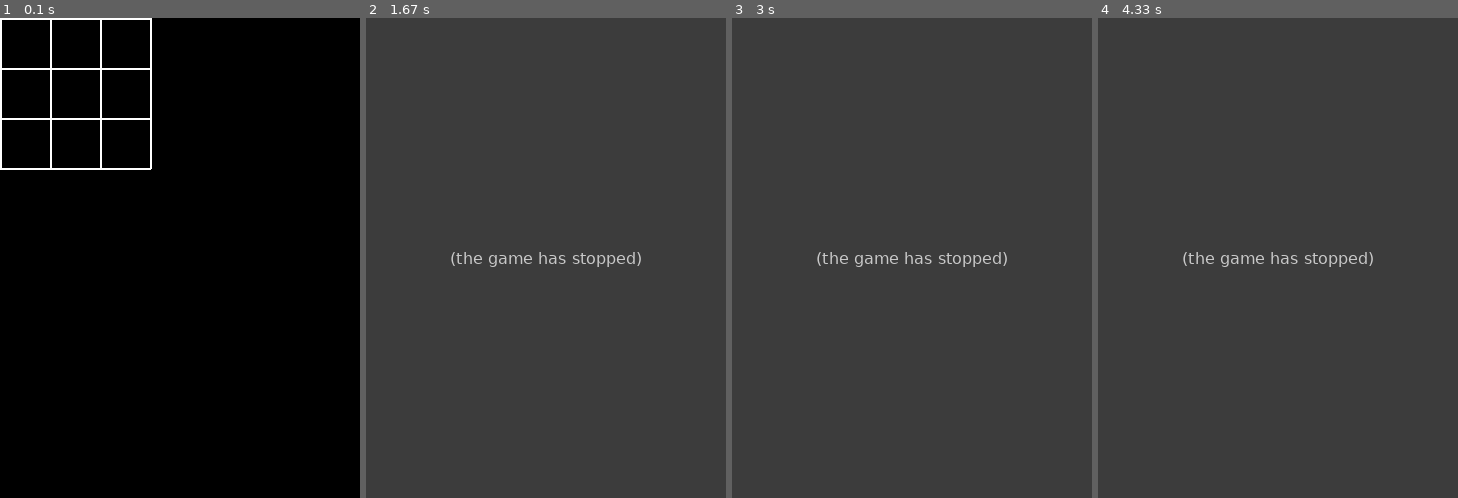
Above: before the commit, frames 1-4 (left to right).
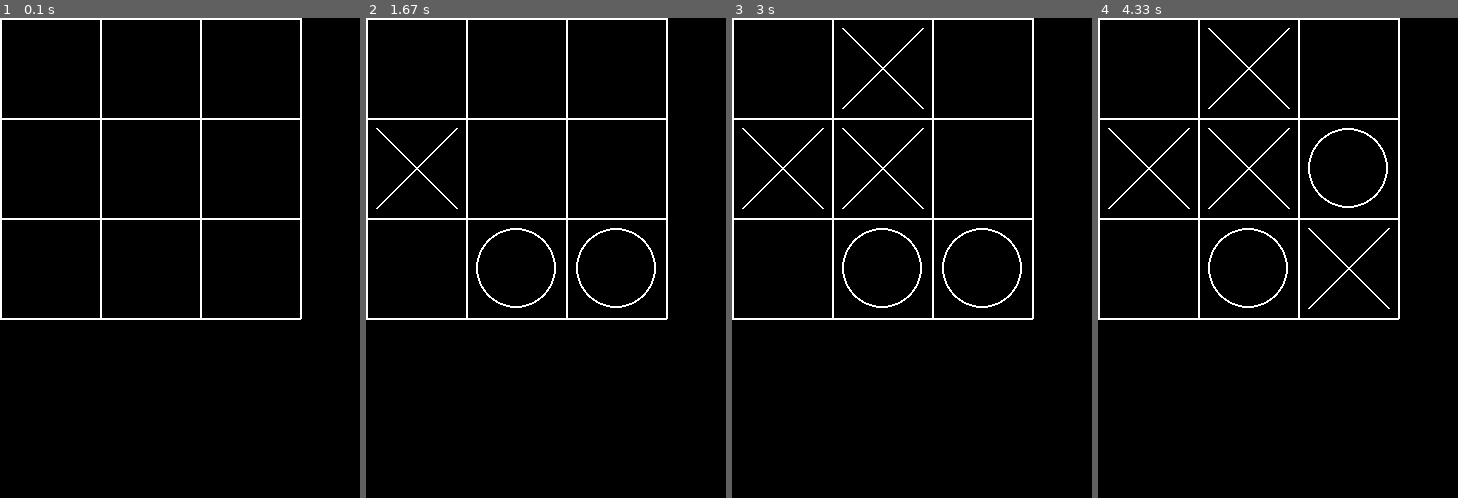
Above: after the commit, the same moments.

Repository: kik0908/Tic-tac-toe-pygame
Game: pygame game, started from main.py
Two runs of this game, one before a commit and one after it. Both use one fixed random seed, a clock stepped at 60 frames per second and the inputs below.
Inputs (mouse positions are in pixels of both pictures, inside the frame that each line leads up to):
- Up to frame 1 (0.1 s): no input
- Up to frame 2 (1.67 s): click (546, 258) at 0.38 s; click (549, 286) at 0.72 s; click (434, 186) at 1.05 s; click (589, 301) at 1.38 s
- Up to frame 3 (3 s): click (919, 94) at 1.72 s; click (901, 176) at 2.55 s; click (861, 157) at 2.88 s
- Up to frame 4 (4.33 s): click (1371, 214) at 3.22 s; click (1389, 248) at 3.55 s; click (1166, 195) at 3.88 s; click (1173, 166) at 4.22 s

The runs differ from the first frame. In frame 1, 2.7% of the frame differs, in the area x 0-84%, y 0-63%; in frame 2, 100%, in the area x 0-100%, y 0-100%; in frame 3, 100%; in frame 4, 100%.
Error before the commit: TypeError: cannot unpack non-iterable NoneType object (main.py line 34); the game stopped at 0.4 s (later frames are placeholders)

Commit message:
Added main game obj

Diff:
--- a/game_objects.py
+++ b/game_objects.py
@@ -1,23 +1,36 @@
 from math import ceil
-from typing import Tuple
+from typing import Tuple, Dict
 
 import pygame
 
 
 class GameObject:
+    def __init__(self, rect: pygame.Rect = pygame.Rect(0, 0, 0, 0)):
+        self.rect = rect
+
     def update(self):
         pass
 
     def render(self, display):
         pass
 
+    def click(self, but, pos):
+        pass
+
+    def check_click(self, pos):
+        return self.rect.collidepoint(*pos)
+
 
 class GameUnit(GameObject):
-    pass
-
-
-class Cross(GameObject):
+    def __init__(self, kind=None):
+        super().__init__()
+        self.value = kind
+
+
+class Cross(GameUnit):
     def __init__(self, pos: Tuple[int, int], size: int, width=3, color=(255, 255, 255)):
+        super().__init__('x')
+
         self.pos = pos
         self.size = size
 
@@ -27,6 +40,8 @@
         self.start_pos1 = (pos[0] - size, pos[1] - size)
         self.end_pos1 = (pos[0] + size, pos[1] + size)
 
+        self.rect = pygame.Rect(self.start_pos1, (size * 2 + width, size * 2 + width))
+
         self.start_pos2 = (pos[0] - size, 2 * size + pos[1] - size)
         self.end_pos2 = (2 * size + pos[0] - size, pos[1] - size)
 
@@ -35,10 +50,14 @@
         pygame.draw.line(display, self.color, self.start_pos2, self.end_pos2, self.width)
 
 
-class Circle(GameObject):
+class Circle(GameUnit):
     def __init__(self, pos: Tuple[int, int], size: int, width=3, color=(255, 255, 255)):
+        super().__init__('o')
+
         self.pos = pos
         self.size = size
+
+        self.rect = pygame.Rect(pos[0] - size, pos[1] - size, size * 2 + width, size * 2 + width)
 
         self.width = width
         self.color = color
@@ -50,6 +69,8 @@
 class Grid(GameObject):
     def __init__(self, pos: Tuple[int, int], size_of_cell: int, num_of_cell: Tuple[int, int], width=3,
                  color=(255, 255, 255)):
+        super().__init__()
+
         self.pos = pos
         self.cells_size = size_of_cell
         self.cells_count = num_of_cell
@@ -64,6 +85,8 @@
         self.dxs = self.dx // num_of_cell[1]
 
         self.grid = [[GameObject() for j in range(num_of_cell[1])] for _ in range(num_of_cell[0])]
+
+        self.rect = pygame.Rect(pos, (size_of_cell * num_of_cell[0] + width, size_of_cell * num_of_cell[1] + width))
 
     def render(self, display):
         pygame.draw.lines(display, self.color, True,
@@ -116,13 +139,72 @@
 
 
 class TicTacToeGrid(Grid):
-    win_pos = None
-
-
-    def __init__(self, *args, **kwargs):
-        super().__init__(*args, **kwargs)
-
-
+    def __init__(self, pos: Tuple[int, int], size_of_cell: int, num_of_cell: Tuple[int, int], width=3,
+                 color=(255, 255, 255)):
+        super().__init__(pos, size_of_cell, num_of_cell, width, color)
+
+        self.grid = [[GameUnit() for j in range(self.cells_count[1])] for _ in range(self.cells_count[0])]
+
+        self.__n_char = 0
+        self.__chars = (Cross, Circle)
+
+        self.unit_settings = {'width': width, 'color': color, 'size': round(size_of_cell * 40 / 100)}
+
+    def set_unit_settings(self, settings: Dict):
+        self.unit_settings = settings
 
     def check_win(self):
-        pass
+        ans_x = [[], []]
+        ans_o = [[], []]
+        for i in range(self.cells_count[0]):
+            ans_x[0].append(self.grid[i][i].value == 'x')
+            ans_o[0].append(self.grid[i][i].value == 'o')
+
+            ans_x[1].append(self.grid[self.cells_count[0] - i - 1][i].value == 'x')
+            ans_o[1].append(self.grid[self.cells_count[0] - i - 1][i].value == 'o')
+        if any(map(lambda x: all(x), ans_x)):
+            return 'x'
+        elif any(map(lambda x: all(x), ans_o)):
+            return 'o'
+
+        ans_x = []
+        ans_o = []
+        for i in self.grid:
+            ans_x.append(all(map(lambda x: x.value == 'x', i)))
+            ans_o.append(all(map(lambda x: x.value == 'o', i)))
+        if any(ans_x):
+            return 'x'
+        elif any(ans_o):
+            return 'o'
+
+        ans_x = []
+        ans_o = []
+        for i in range(self.cells_count[1]):
+            _1, _2 = [], []
+            for j in range(self.cells_count[0]):
+                _1.append(self.grid[j][i].value == 'x')
+                _2.append(self.grid[j][i].value == 'o')
+
+            ans_x.append(all(_1))
+            ans_o.append(all(_2))
+        if any(ans_x):
+            return 'x'
+        elif any(ans_o):
+            return 'o'
+
+    @property
+    def char(self):
+        return self.__chars[self.__n_char]
+
+    def click(self, but, pos):
+        if but == 1:
+            coords = self.get_ceil_pos(*pos)
+            Char = self.char
+
+            pos = self.get_centre(*coords)
+
+            self.edit(*coords,
+                      Char(pos, self.unit_settings['size'], self.unit_settings['width'],
+                                    self.unit_settings['color']))
+
+            self.__n_char = not self.__n_char
--- a/main.py
+++ b/main.py
@@ -1,26 +1,25 @@
 import pygame
-from game_objects import Cross, Circle, Grid
+from game_objects import Cross, Circle, Grid, TicTacToeGrid
 
 
 WIDTH = 360
 HEIGHT = 480
-FPS = 30
+FPS = 60
 
-# Задаем цвета
 WHITE = (255, 255, 255)
 BLACK = (0, 0, 0)
 RED = (255, 0, 0)
 GREEN = (0, 255, 0)
 BLUE = (0, 0, 255)
 
-# Создаем игру и окно
+
 pygame.init()
 pygame.mixer.init()
 screen = pygame.display.set_mode((WIDTH, HEIGHT))
-pygame.display.set_caption("My Game")
+pygame.display.set_caption("Tic-tac-toe")
 clock = pygame.time.Clock()
 
-gr = Grid((0, 0), 50, (3, 3), width=2)
+gr = TicTacToeGrid((0, 0), 100, (3, 3), width=2)
 running = True
 while running:
     clock.tick(FPS)
@@ -31,13 +30,13 @@
         if event.type == pygame.QUIT:
             running = False
         elif event.type == pygame.MOUSEBUTTONDOWN:
-            x, y = gr.get_ceil_pos(*pygame.mouse.get_pos())
-            a, b = gr.get_centre(x, y)
-            gr.add(x, y, Cross((a, b), 20))
+            # x, y = gr.get_ceil_pos(*pygame.mouse.get_pos())
+            # a, b = gr.get_centre(x, y)
+            # gr.edit(x, y, Cross((a, b), 20))
+            if gr.check_click(event.pos):
+                gr.click(event.button, event.pos)
 
     gr.render(screen)
-
-    # После отрисовки всего, переворачиваем экран
     pygame.display.flip()
 
 pygame.quit()
--- a/scenes.py
+++ b/scenes.py
@@ -23,6 +23,7 @@
 class Scene:
     def __init__(self, display):
         self.display = display
+        self.objects = []
 
     def update(self):
         pass
@@ -34,3 +35,10 @@
 class MainGame(Scene):
     def __init__(self, display):
         super().__init__(display)
+
+    def handling_events(self, events):
+        for event in events:
+            if event.type == pygame.QUIT:
+                exit(0)
+            elif event.type == pygame.MOUSEBUTTONDOWN:
+                if event.button == 1:
